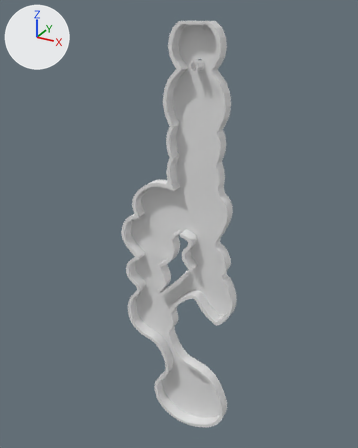
The FBX model Assets/Models/Levels/tutorial.fbx, before and after one commit.
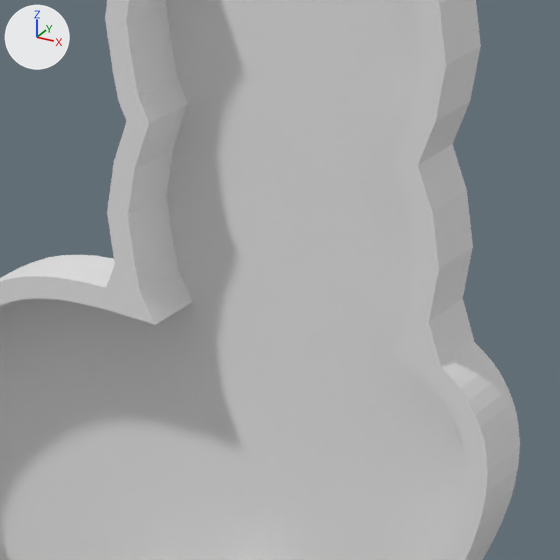
Each version appears first whole from a camera (50 mm lens) standing at (1.521, -3.333, 2.73) and looking at (-0.335, 0.041, 1.043), and next in a close-up on the part from 42% to 67% of the width and 31% to 51% of the height. The axes (+X, +Y, +Z) are drawn at upper left. The lights are the same throughout. Where no turn or scale is listed for an object, it has been applied to the vertices. Vertices at the same position are counted once.

The first close-up shows 'Funnel_Island_Floors', 'Funnel_Island_Walls', 'Mainland_Floors', 'Mainland_Walls'.
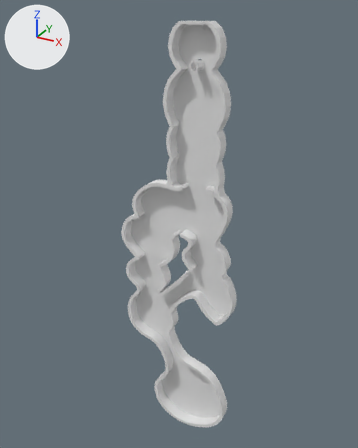
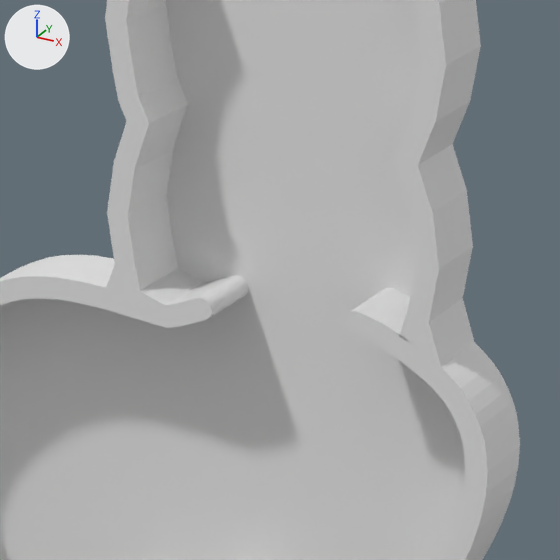
Pixel boxes (x1, y1, x2, y2) of what changed, in the close-ups (560 x 560 px):
part 1 of me_mainland_walls, built on
    after: (139, 270, 467, 479)

The change, as a diff of the scene's bpy script:
```diff
--- a/Assets/Models/Levels/tutorial.fbx.py
+++ b/Assets/Models/Levels/tutorial.fbx.py
@@ me_mainland_walls @@
 # used by ob_mainland_walls; location = (0.0, 0.0, 0.0)
-me_mainland_walls.from_pydata(...)  # 1932 vertices, 1973 faces; spans x -0.83..0.24, y -0.1..0.0, z -0.99..1.44
+me_mainland_walls.from_pydata(...)  # 8296 vertices, 8269 faces; spans x -0.83..0.24, y -0.1..0.0, z -0.99..1.46
+# me_mainland_walls part 1: 49 vertices moved within x -0.67..0.14, y -0.1..0.0, z -0.49..1.01; 6364 vertices added at x -0.83..0.24, y -0.1..0.0, z -0.99..1.46
 me_mainland_walls.materials.append(mat_lushfloor2)
```
